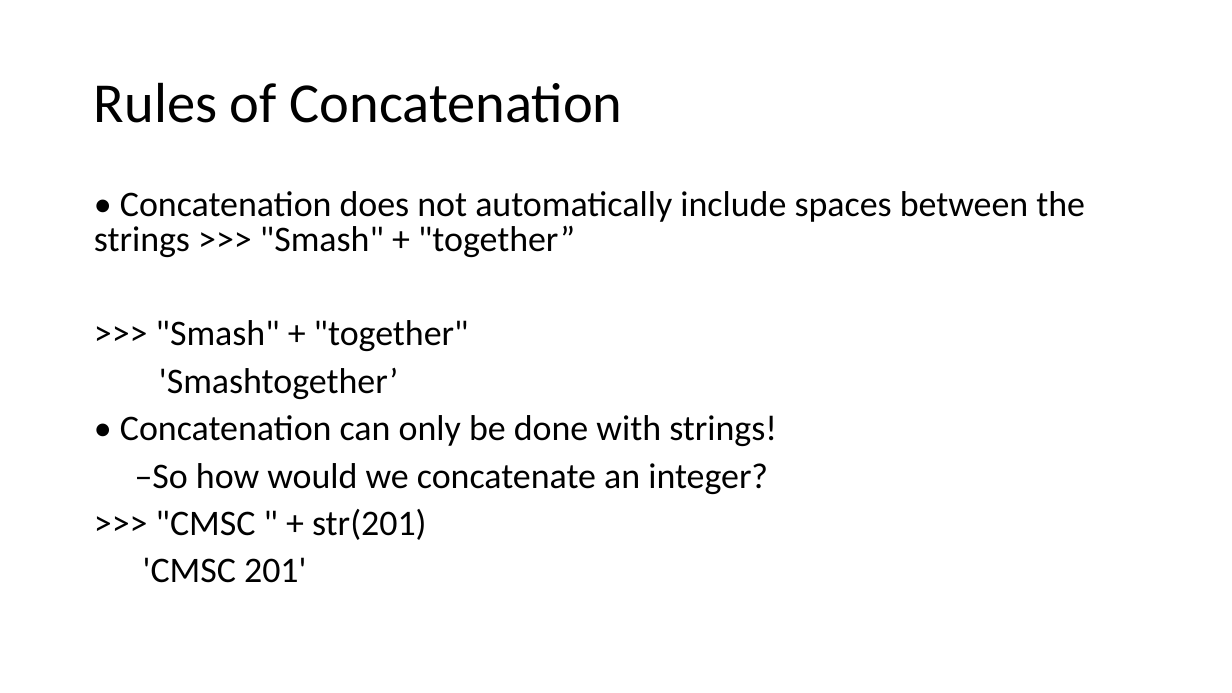
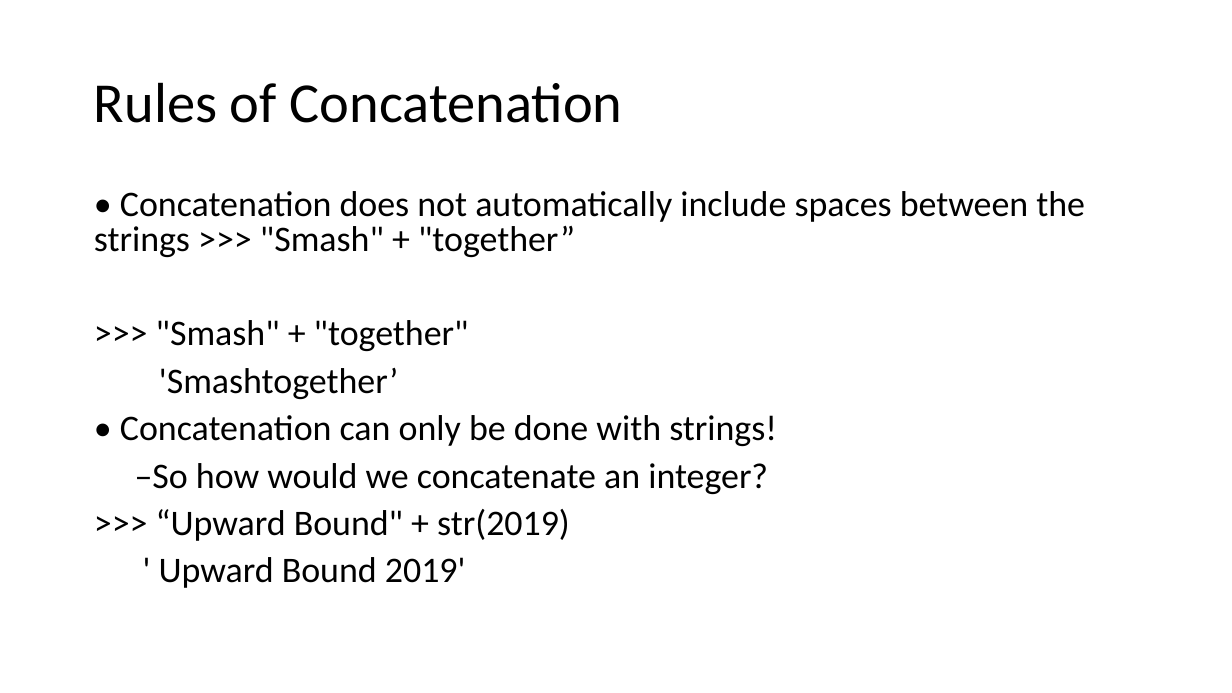
Before and after one commit to HKohin/Python-for-Upward-Bound-Program, a slide deck: slide 13 of PYTHON_9_Strings.pptx. Drawn at 1232x693 pixels with LibreOffice and Linux fonts; fonts in the diff are those of the drawing. Boxes give left, top, right and bottom in pixels: in the first picture for what was removed or moved away, otherwise in the second. Text is boxed around its words. In the diff, an @@ line names an element or a change of style, - is before the commit and + after.

```diff
--- a/PYTHON_9_Strings.pptx
+++ b/PYTHON_9_Strings.pptx
@@ text at (156, 509, 570, 588): text changed @@
->>> "CMSC " + str(201)
-'CMSC 201'
+>>> “Upward Bound" + str(2019)
+' Upward Bound 2019'
```
Also in this commit, not shown: 2 other slides changed, 1 slide added, 1 slide removed.
